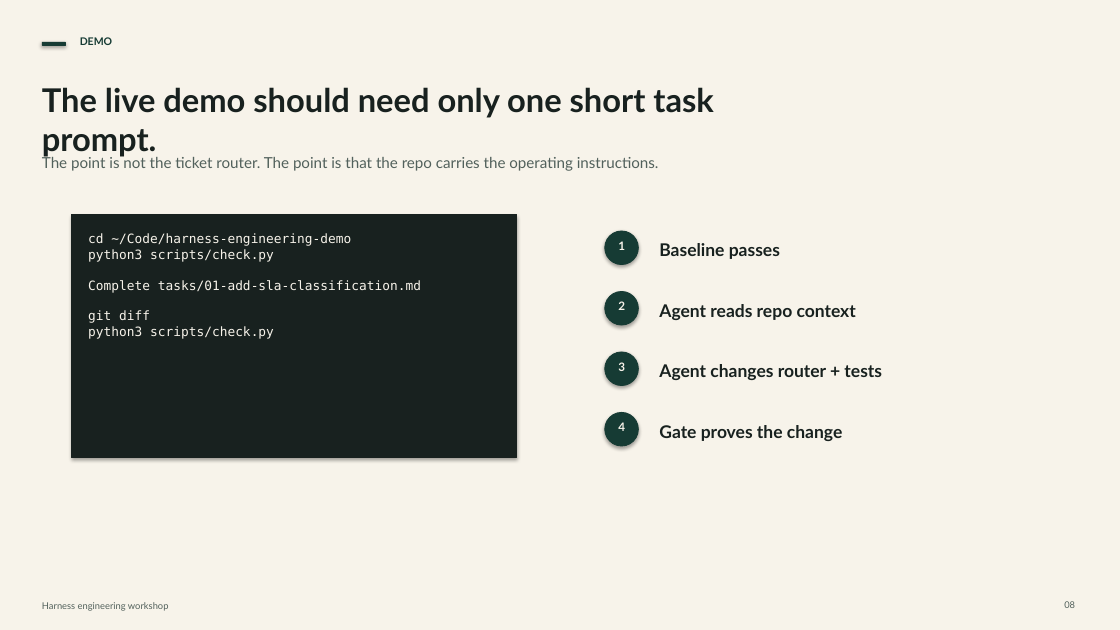
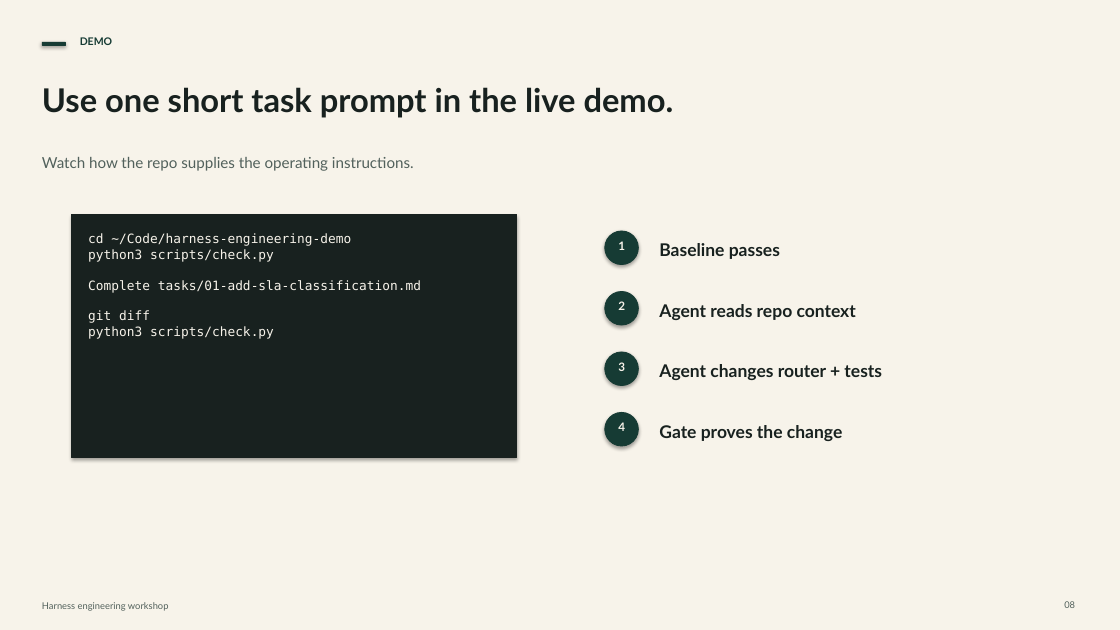
Before and after one commit to usamadar/harness-engineering-demo, a slide deck: slide 8 of presentations/harness-engineering-workshop.pptx. Drawn at 1120x630 pixels with LibreOffice and Linux fonts; fonts in the diff are those of the drawing. Boxes give left, top, right and bottom in pixels: in the first picture for what was removed or moved away, otherwise in the second. Text is boxed around its words. In the diff, an @@ line names an element or a change of style, - is before the commit and + after.

```diff
--- a/presentations/harness-engineering-workshop.pptx
+++ b/presentations/harness-engineering-workshop.pptx
@@ text at (42, 87, 674, 118): text changed @@
-The live demo should need only one short task prompt.
+Use one short task prompt in the live demo.
@@ text at (42, 157, 414, 171): text changed @@
-The point is not the ticket router. The point is that the repo carries the operating instructions.
+Watch how the repo supplies the operating instructions.
```
Also in this commit, not shown: 5 other slides changed, 1 other file.
